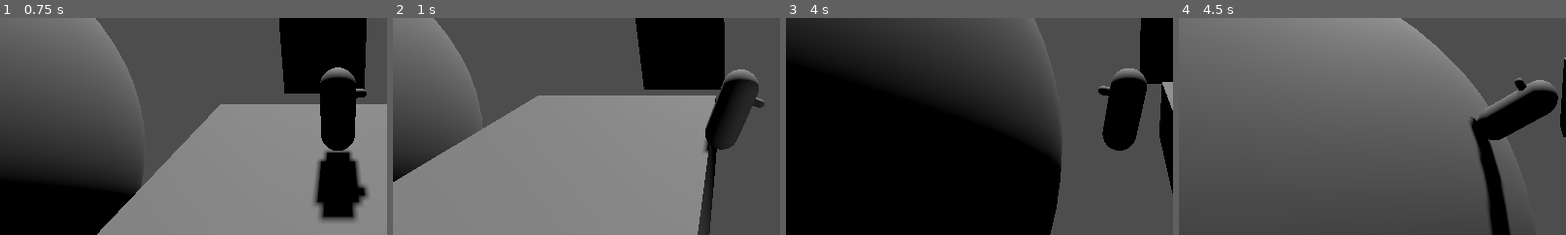
Above: before the commit, frames 1-4 (left to right).
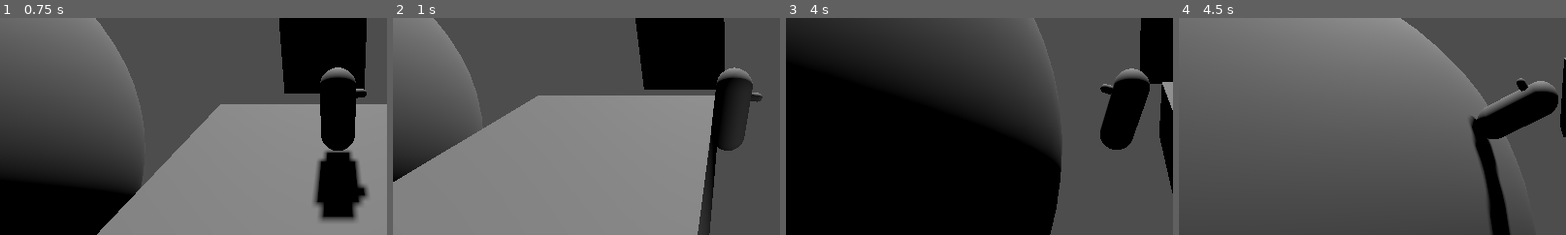
Above: after the commit, the same moments.

Repository: kazeraniman/GalaxyGravity
Game: Godot game, scene res://Scenes/Main.tscn
Same seed, same stepped clock (60 frames per second), same inputs: the game is played once before the commit and once after it.
Inputs (mouse positions are % of the whole screen's width and height, from its top left):
- Up to frame 1 (0.75 s): tap Enter (restart) at 0.5 s; move the mouse to (72, 45) at 0.52 s; hold D (move_right) from 0.53 s (still down); click (72, 45) at 0.67 s
- Up to frame 2 (1 s): keep holding D (move_right); tap Space (jump) at 0.77 s
- Up to frame 3 (4 s): move the mouse to (30, 55) at 1.27 s; release D (move_right) at 1.28 s; hold S (move_backward) 1.28-2.03 s; tap Space (jump) at 1.52, 3.02, 3.77 s; move the mouse to (60, 28) at 2.02 s; hold D (move_right) 2.03-2.78 s; move the mouse to (45, 70) at 2.77 s; hold W (move_forward) 2.78-3.53 s; click (45, 70) at 2.92 s; tap Enter (restart) at 3.5 s; move the mouse to (80, 65) at 3.52 s; hold A (move_left) from 3.53 s (still down)
- Up to frame 4 (4.5 s): keep holding A (move_left); move the mouse to (20, 35) at 4.27 s
The pictures show only the part of the screen within x 6-56%, y 32-82%; the shares and areas given below are measured in that part.

Frame 1 is identical in both runs. In frame 2, 1.0% of the frame differs, in the area x 80-96%, y 22-63%; in frame 3, 0.5%; in frame 4, 0.4%.

Commit message:
Removing some debug print statements and always lerping, even on the ground, since it looks much nicer.

Diff:
--- a/Scripts/Player.gd
+++ b/Scripts/Player.gd
@@ -62,11 +62,6 @@
 	if direction != Vector3.ZERO:
 		direction = direction.rotated(Vector3.UP, cam_rotation_x).normalized()
 
-	# DELETE
-	if direction != Vector3.ZERO:
-		print("first: %s" % direction)
-		print("rotation_normal: %s" % rotation_normal)
-
 	# Rotate direction with respect to gravity or the ground if possible
 	var gravity_rotation_axis: Vector3 = (Vector3.UP.cross(rotation_normal)).normalized()
 	var rotation_angle: float = Vector3.UP.signed_angle_to(rotation_normal, Vector3.UP)
@@ -83,20 +78,13 @@
 	new_model_container_basis.x = rotation_normal.cross(new_model_container_basis.z)
 	new_model_container_basis = new_model_container_basis.orthonormalized()
 
-	if is_on_floor():
-		$ModelContainer.transform.basis = new_model_container_basis # TODO: Maybe lerp the y rotation anyway on the ground
-	else:
-		var old_model_quat = Quaternion($ModelContainer.transform.basis)
-		var new_model_quat = Quaternion(new_model_container_basis)
-		var new_model_lerp_quat = old_model_quat.slerp(new_model_quat, rotation_lerp)
-		$ModelContainer.transform.basis = Basis(new_model_lerp_quat)
+	var old_model_quat = Quaternion($ModelContainer.transform.basis)
+	var new_model_quat = Quaternion(new_model_container_basis)
+	var new_model_lerp_quat = old_model_quat.slerp(new_model_quat, rotation_lerp)
+	$ModelContainer.transform.basis = Basis(new_model_lerp_quat)
 
 	# Determine the scaled, ground velocity
 	var new_velocity: Vector3 = direction * speed
-
-	# DELETE
-	if direction != Vector3.ZERO:
-		print("second: %s" % direction)
 
 	# Retain gravity's influence
 	new_velocity += velocity.project(old_gravity_vector)
